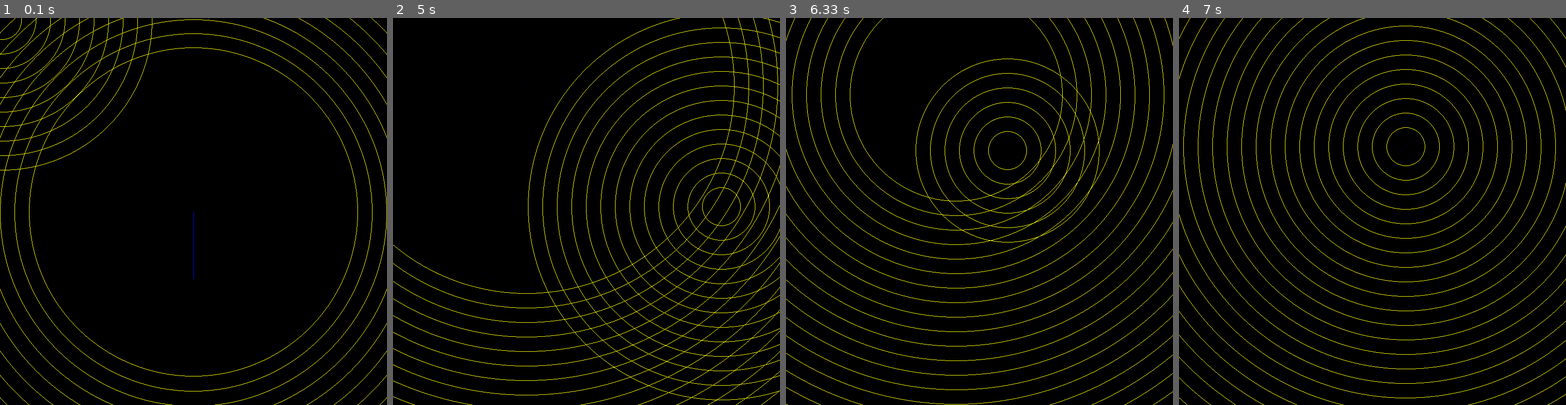
Above: before the commit, frames 1-4 (left to right).
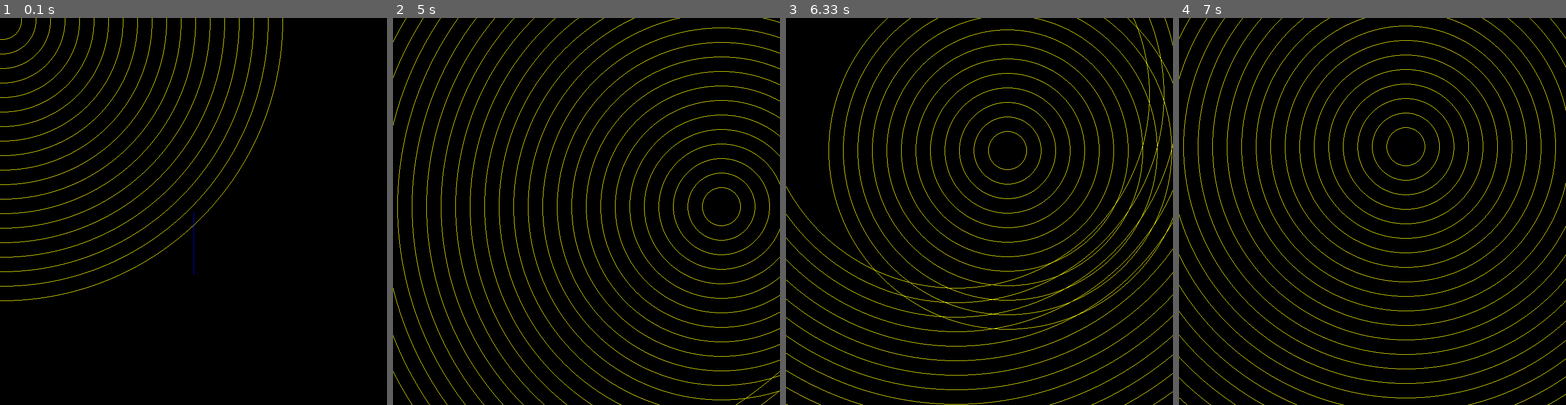
Above: after the commit, the same moments.

Repository: jblue81/Pygame-Animated-Linked-List
Game: pygame game, started from main.py
Same seed, same stepped clock (60 frames per second), same inputs: the game is played once before the commit and once after it.
Inputs (mouse positions are in pixels of both pictures, inside the frame that each line leads up to):
- Up to frame 1 (0.1 s): no input
- Up to frame 2 (5 s): click (586, 211) at 0.38 s; click (625, 296) at 0.72 s; click (729, 346) at 1.05 s; click (493, 134) at 1.38 s; click (586, 257) at 1.72 s; click (532, 130) at 2.05 s; click (721, 312) at 2.38 s; click (462, 250) at 2.72 s; click (474, 137) at 3.05 s; click (493, 281) at 3.38 s; click (725, 300) at 3.72 s; click (470, 354) at 4.05 s; move the mouse to (524, 87) at 4.37 s; move the mouse to (721, 207) at 4.87 s
- Up to frame 3 (6.33 s): move the mouse to (905, 118) at 5.2 s; move the mouse to (956, 95) at 5.7 s; move the mouse to (1006, 149) at 6.27 s
- Up to frame 4 (7 s): move the mouse to (1407, 145) at 6.6 s

The runs differ from the first frame. In frame 1, 2.3% of the frame differs, in the area x 0-100%, y 0-100%; in frame 2, 2.6%; in frame 3, 2.3%; in frame 4, less than 0.1%.

Commit message:
Update main.py

Diff:
--- a/main.py
+++ b/main.py
@@ -22,5 +22,3 @@
 
         pygame.time.wait(5)
         pygame.display.update()
-        pygame.time.wait(5)
-        pygame.display.update()
